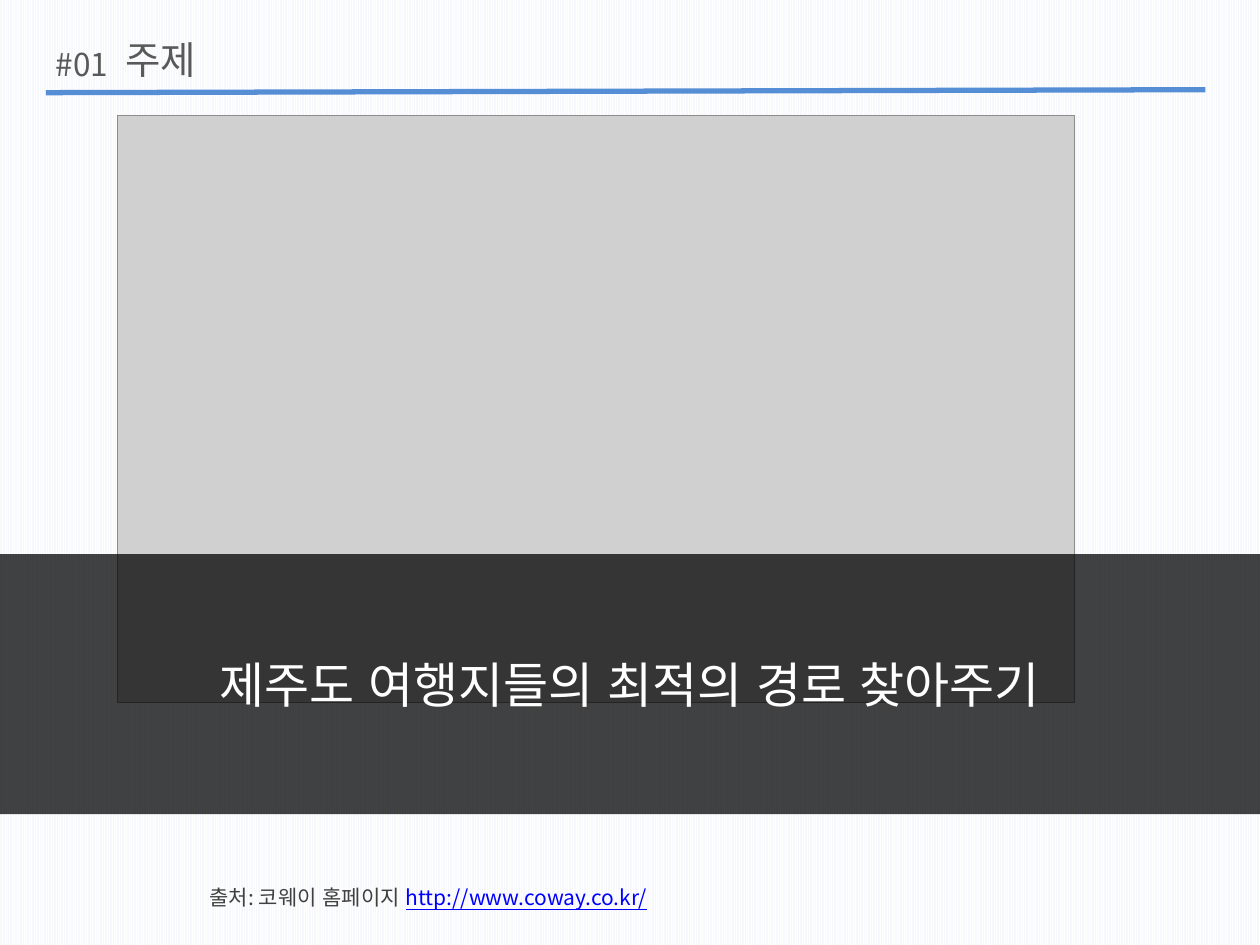
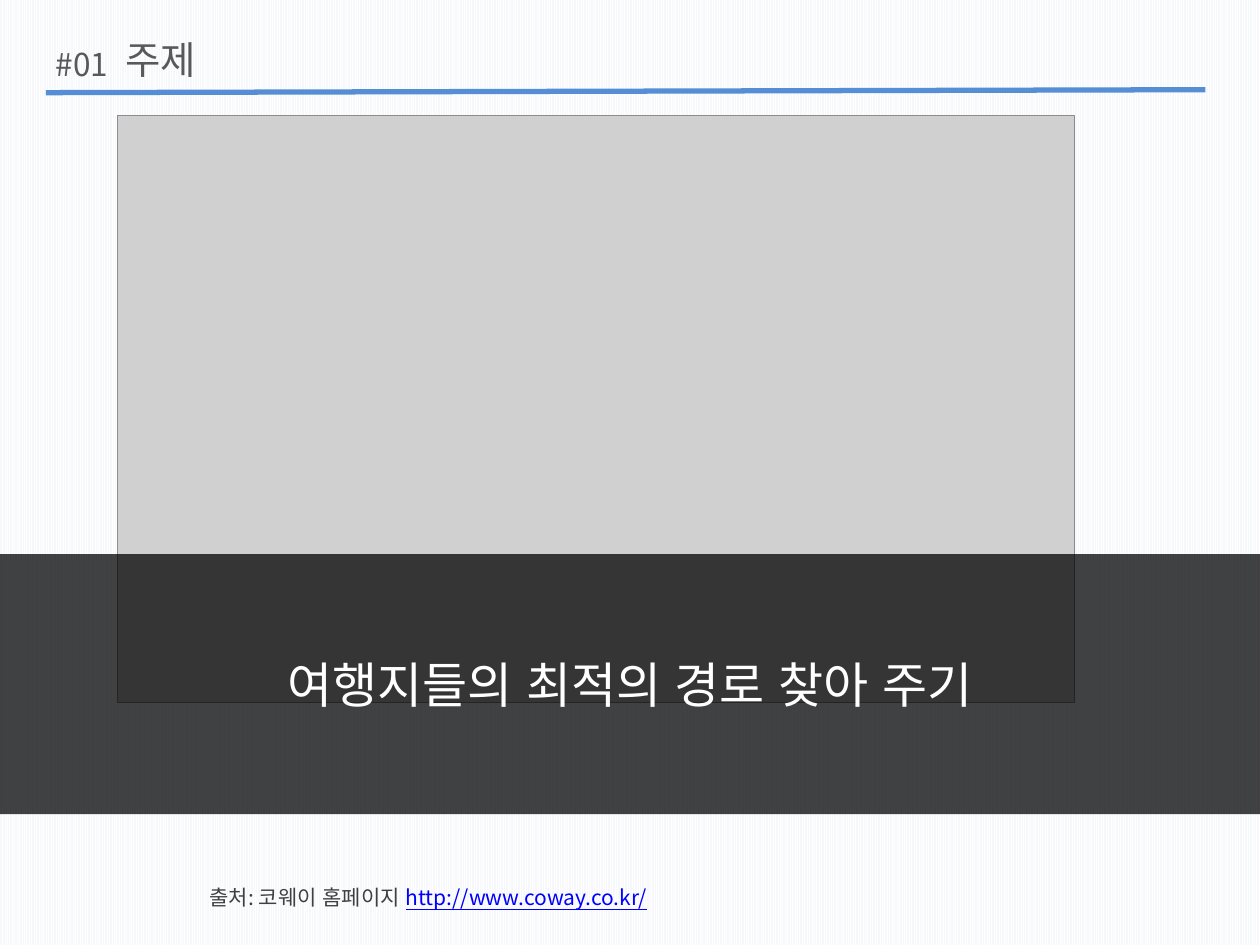
Before and after one commit to wlgh325/DS, a slide deck: slide 4 of 자구발표2.pptx. Drawn at 1260x945 pixels with LibreOffice and Linux fonts; fonts in the diff are those of the drawing; grey boxes stand for pictures. Boxes give left, top, right and bottom in pixels: in the first picture for what was removed or moved away, otherwise in the second. Text is boxed around its words. In the diff, an @@ line names an element or a change of style, - is before the commit and + after.

```diff
--- a/자구발표2.pptx
+++ b/자구발표2.pptx
@@ text at (287, 662, 972, 707): text changed @@
-제주도 여행지들의 최적의 경로 찾아주기
+여행지들의 최적의 경로 찾아 주기
```
Also in this commit, not shown: 10 other slides changed, 3 slides added.
